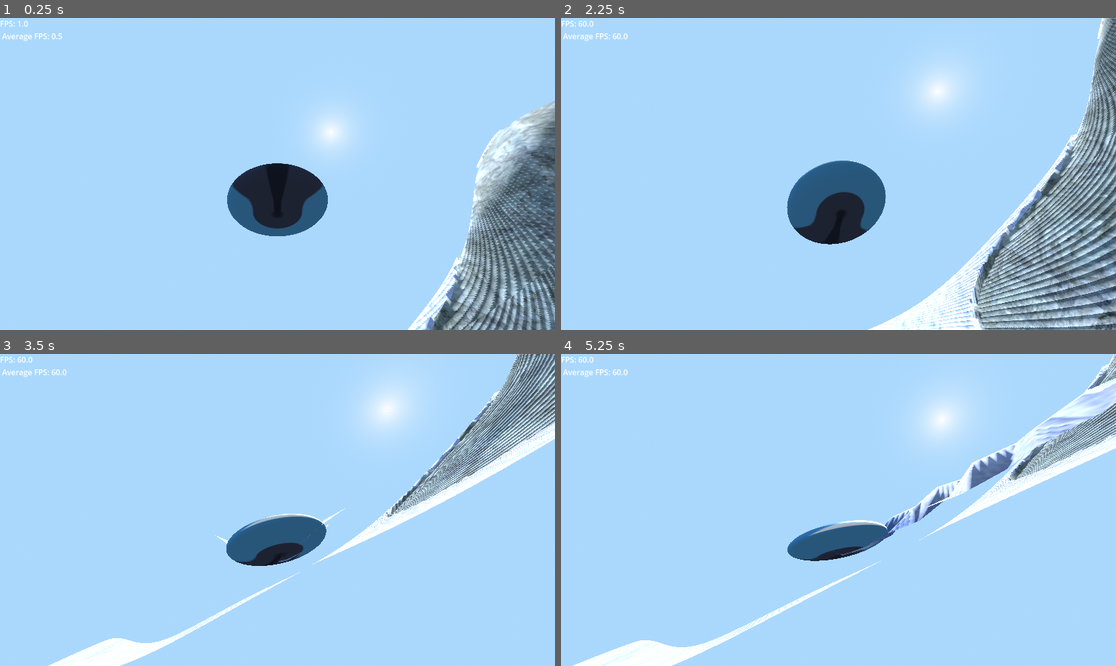
Above: before the commit, frames 1-4 (two rows, left to right).
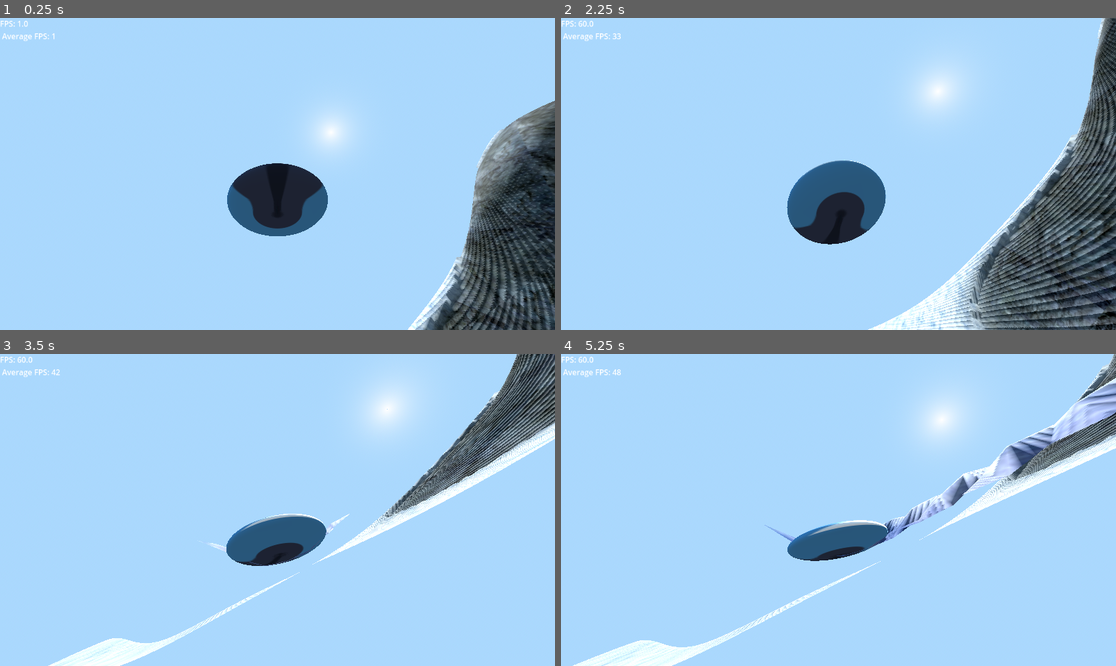
Above: after the commit, the same moments.

Repository: EightLimbed/MountainGame
Game: Godot game, scene res://Game.tscn
Two runs of this game, one before a commit and one after it. Both use one fixed random seed, a clock stepped at 60 frames per second and the inputs below. The engine's default icon, where the game draws it, is replaced by a stand-in: a white triangle on a blue panel in a dark square.
Inputs (mouse positions are in pixels of both pictures, inside the frame that each line leads up to):
- Up to frame 1 (0.25 s): no input
- Up to frame 2 (2.25 s): move the mouse to (960, 158) at 0.52 s; hold D (Right) 0.53-1.28 s; click (960, 158) at 0.67 s; move the mouse to (810, 174) at 1.27 s; hold W (Forward) from 1.28 s (still down); move the mouse to (849, 167) at 2.02 s
- Up to frame 3 (3.5 s): keep holding W (Forward); move the mouse to (271, 516) at 2.77 s; click (271, 516) at 2.92 s
- Up to frame 4 (5.25 s): keep holding W (Forward); move the mouse to (877, 513) at 3.52 s; move the mouse to (794, 506) at 4.27 s; move the mouse to (844, 510) at 5.02 s; click (844, 510) at 5.17 s

The runs differ from the first frame. In frame 1, 11% of the frame differs, in the area x 9-100%, y 4-100%; in frame 2, 14%, in the area x 9-100%, y 0-100%; in frame 3, 5.3%; in frame 4, 4.7%.

Commit message:
Added Snow+Stone Blending, and More Tread Optimizations

Diff:
--- a/Chunk.gdshader
+++ b/Chunk.gdshader
@@ -4,7 +4,7 @@
 varying float d;
 
 const float snow_threshold = 0.7;
-const float tread_radius = 3.0;
+const float tread_radius = 4.0;
 
 uniform sampler2D snow_texture;
 uniform sampler2D stone_texture;
@@ -44,22 +44,30 @@
 void vertex() {
 	vec3 world_pos = (MODEL_MATRIX * vec4(VERTEX, 1.0)).xyz;
 	slope = abs(NORMAL.y);
-	d = tread_depth(world_pos);
 
 	if (NORMAL.y > snow_threshold){
+		d = tread_depth(world_pos);
 		float weight = smoothstep(tread_radius, 0.0, d);
 		VERTEX += mix(NORMAL * vec3(-1.2,1.0,-1.2), vec3(0.0, (d - 0.2), 0.0), weight);
+	}else{
+		d = tread_radius;
 	}
 }
 
 void fragment() {
-	float t = (1.0 - d / tread_radius) / 5.0;
-	if (slope > snow_threshold) {
-		ALBEDO = texture(snow_texture, UV * 10.0).rgb - t - vec3(0.2, 0.2, 0.1);
-	} else {
-		ALBEDO = texture(stone_texture, UV * 10.0).rgb - t;
-	}
+	vec3 snow_col = texture(snow_texture, UV * 10.0).rgb;
+	vec3 stone_col = texture(stone_texture, UV * 10.0).rgb;
+
+	float slope_blend = smoothstep(snow_threshold - 0.03, snow_threshold + 0.03, slope);
+
+	vec3 base_color = mix(stone_col, snow_col, slope_blend);
+
+	float trail_strength = clamp((1.0 - d / tread_radius), 0.0, 1.0);
+	base_color -= trail_strength * vec3(0.25, 0.25, 0.15)+0.25;
+
+	ALBEDO = base_color;
 }
+
 //void light() {
 //	// Called for every pixel for every light affecting the material.
 //	// Uncomment to replace the default light processing function with this one.
--- a/Performance.gd
+++ b/Performance.gd
@@ -1,11 +1,12 @@
 extends Label
 
 var average_fps := 0
+var total_checks := 0
 var total_fps := 0
 
-func _process(delta: float) -> void:
+func _process(_delta: float) -> void:
 	var fps = Engine.get_frames_per_second()
 	total_fps += fps
-	var average_fps = total_fps/2.0
-	total_fps = average_fps
+	total_checks += 1
+	var average_fps = total_fps/total_checks
 	text = "FPS: " + str(fps) + "\n Average FPS: " + str(average_fps)
